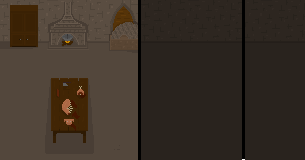
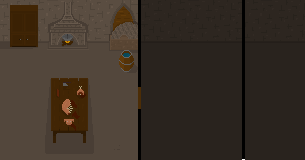
Layered file, before and after one edit (305 x 160). Changes by layer:
added layer "Barrel" above "Kitchen Table" over [119, 50, 138, 73]
painted on "Oven" over [138, 87, 141, 109]
